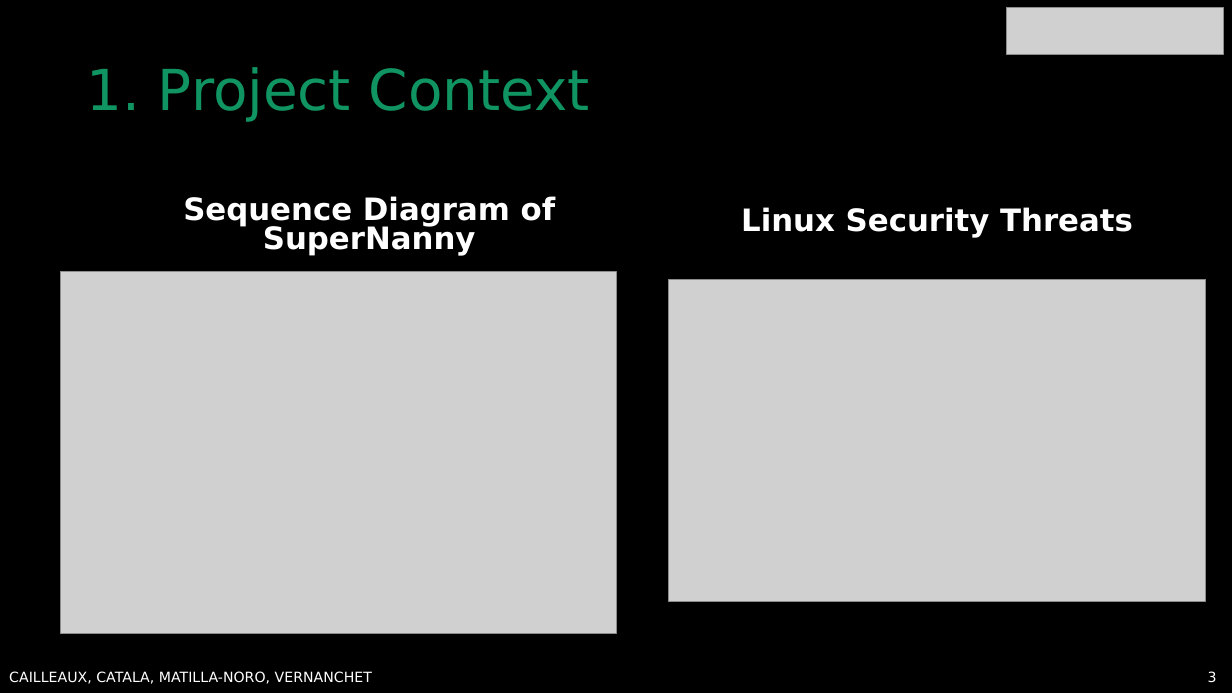
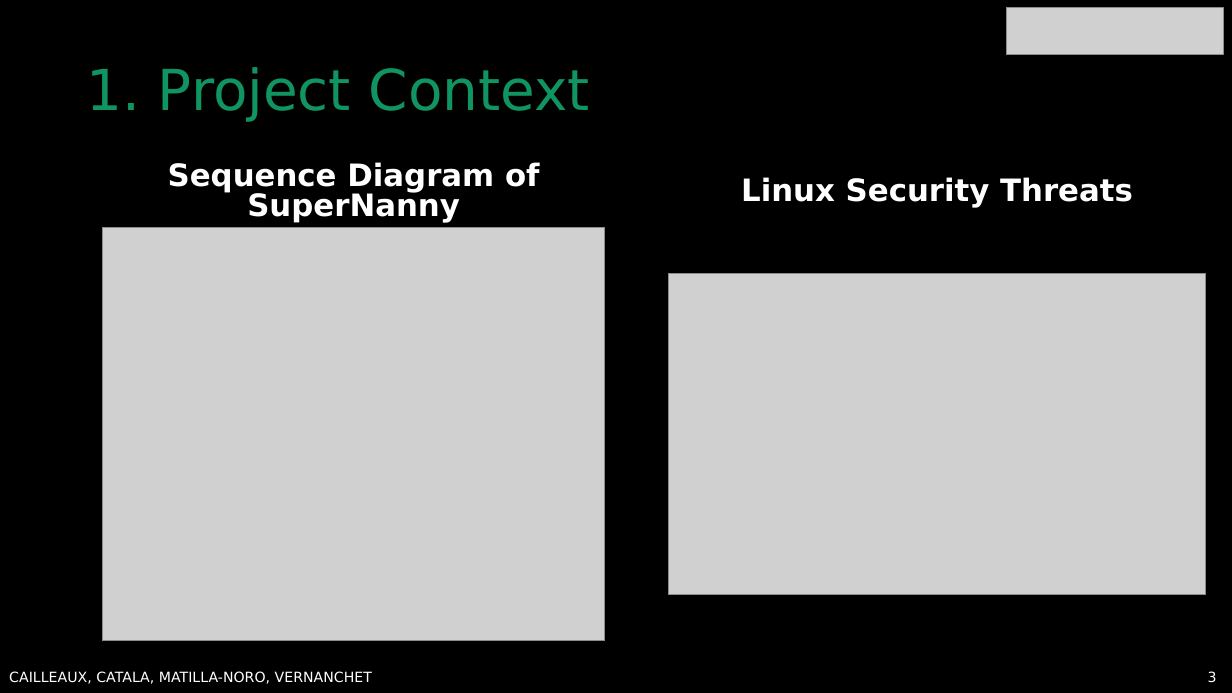
Before and after one commit to CODE-XANA/SupperNanny, a slide deck: slide 3 of Defense Jury - SuperNanny.pptx. Drawn at 1232x693 pixels with LibreOffice and Linux fonts; fonts in the diff are those of the drawing; grey boxes stand for pictures. Boxes give left, top, right and bottom in pixels: in the first picture for what was removed or moved away, otherwise in the second. Text is boxed around its words. In the diff, an @@ line names an element or a change of style, - is before the commit and + after.

Commit message:
archi et diagramme séquence
ca me saoule j'arrive pas à retirer l'arrière plan comme il faut pour l'archi

```diff
--- a/Defense Jury - SuperNanny.pptx
+++ b/Defense Jury - SuperNanny.pptx
@@ text "Sequence Diagram of SuperNanny": place and size @@
-text "Sequence Diagram of SuperNanny" at [183, 196, 556, 256]
+text "Sequence Diagram of SuperNanny" at [168, 162, 540, 223]
@@ text "Linux Security Threats": place and size @@
-text "Linux Security Threats" at [741, 207, 1133, 237]
+text "Linux Security Threats" at [741, 177, 1133, 207]
@@ picture: place and size @@
-picture at [60, 272, 616, 634]
+picture at [103, 227, 605, 641]
@@ picture: place and size @@
-picture at [669, 279, 1206, 601]
+picture at [669, 273, 1206, 594]
```
